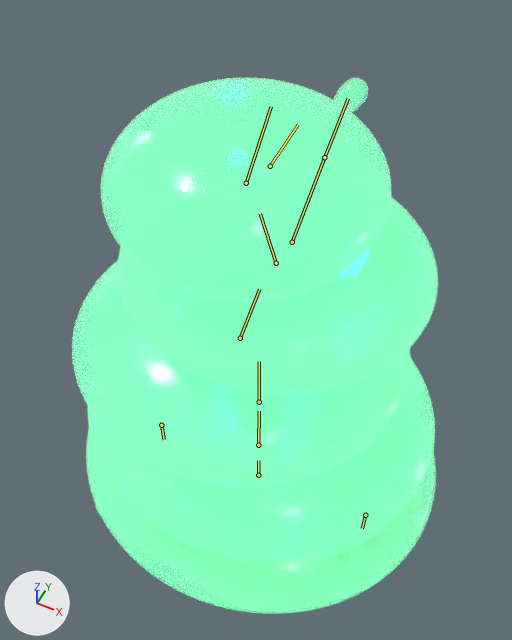
The Blender file _art_source/enemies/enemy_memoryleak_v2_blockout.blend as it was, and as the next commit left it.
Rendered twice from a 50 mm camera at (0.563, -1.148, 2.261) aimed at (-0.03, 0.039, 0.777). Lighting does not change. The marker at lower left points along +X, +Y and +Z. The older version comes first. The bones that change, and the others that lie on the model, are drawn over the model as lines.

The first picture shows 'base', 'intent', 'spine_01', 'spine_02', 'spine_03', 'tendril_seg_03'.
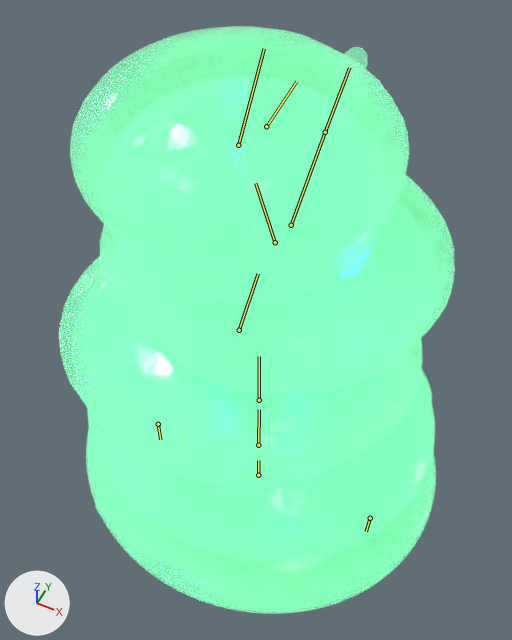
Commit message: epic-05 task 15: MemoryLeak idle pulse breath animation

The newer file adds an action. The first version stands in its rest pose; the second is drawn at frame 22 of the action 'memoryleak_idle_breath'.

Edits to the scene script, one JSON object a line:
```json
{"block": "bone_base", "where": "bone_base = bpy.data.objects['Armature_MemoryLeak_v2'].pose.bones['base']  # child of 'root'"}
{"op": "set", "path": "bone_base.scale", "old": "(1.0, 1.0, 1.0)", "new": "(1.04, 1.04, 0.96)"}
{"block": "bone_spine_01", "where": "bone_spine_01 = bpy.data.objects['Armature_MemoryLeak_v2'].pose.bones['spine_01']  # child of 'base'"}
{"op": "set", "path": "bone_spine_01.scale", "old": "(1.0, 1.0, 1.0)", "new": "(1.03, 1.03, 1.02)"}
{"block": "bone_spine_02", "where": "bone_spine_02 = bpy.data.objects['Armature_MemoryLeak_v2'].pose.bones['spine_02']  # child of 'spine_01'"}
{"op": "set", "path": "bone_spine_02.rotation_euler", "old": "(0.0, 0.0, 0.0)", "new": "(0.0, 0.0, 0.0349)", "note": "degrees (0, 0, 0) -> degrees (0, 0, 2)"}
{"op": "set", "path": "bone_spine_02.scale", "old": "(1.0, 1.0, 1.0)", "new": "(1.02, 1.02, 1.04)"}
{"block": "bone_spine_03", "where": "bone_spine_03 = bpy.data.objects['Armature_MemoryLeak_v2'].pose.bones['spine_03']  # child of 'spine_02'"}
{"op": "set", "path": "bone_spine_03.rotation_euler", "old": "(0.0, 0.0, 0.0)", "new": "(0.0, 0.0, -0.0175)", "note": "degrees (0, 0, 0) -> degrees (0, 0, -1)"}
{"op": "set", "path": "bone_spine_03.scale", "old": "(1.0, 1.0, 1.0)", "new": "(1.02, 1.02, 1.05)"}
{"block": "bone_intent", "where": "bone_intent = bpy.data.objects['Armature_MemoryLeak_v2'].pose.bones['intent']  # child of 'spine_03'"}
{"op": "set", "path": "bone_intent.rotation_euler", "old": "(0.0, 0.0, 0.0)", "new": "(0.0, 0.0, 0.0349)", "note": "degrees (0, 0, 0) -> degrees (0, 0, 2)"}
{"op": "set", "path": "bone_intent.scale", "old": "(1.0, 1.0, 1.0)", "new": "(1.05, 1.05, 1.06)"}
```

Pixel boxes [x1, y1, x2, y2] of what changed, in the pictures (512 x 640 px):
```json
{"object": "MemoryLeak_v2_LOD0", "change": "posed", "after": [59, 26, 455, 556], "on screen": "not visible before"}
{"bone": "base", "before": "(258, 445) to (259, 411)", "after": "(258, 445) to (259, 409)"}
{"bone": "spine_01", "before": "(259, 402) to (259, 361)", "after": "(259, 400) to (259, 356)"}
{"bone": "spine_02", "before": "(240, 338) to (259, 289)", "after": "(239, 330) to (258, 273)"}
{"bone": "spine_03", "before": "(276, 263) to (260, 213)", "after": "(275, 242) to (255, 183)"}
{"bone": "intent", "before": "(246, 183) to (271, 106)", "after": "(238, 145) to (264, 48)"}
```
